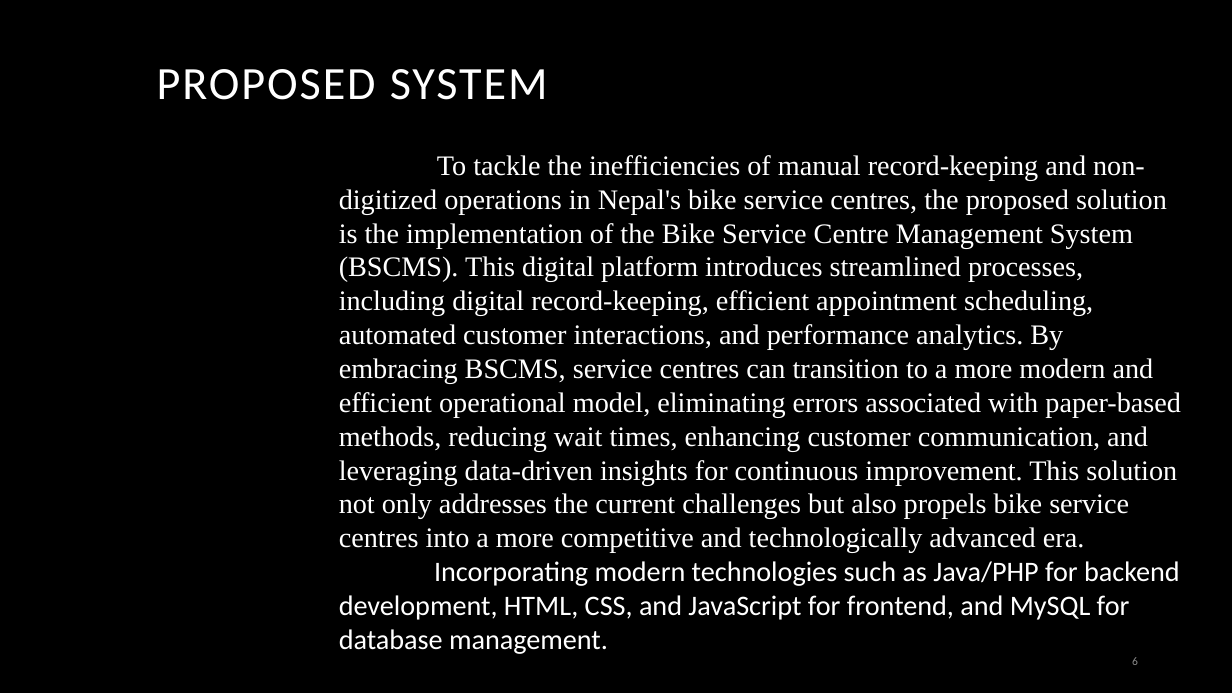
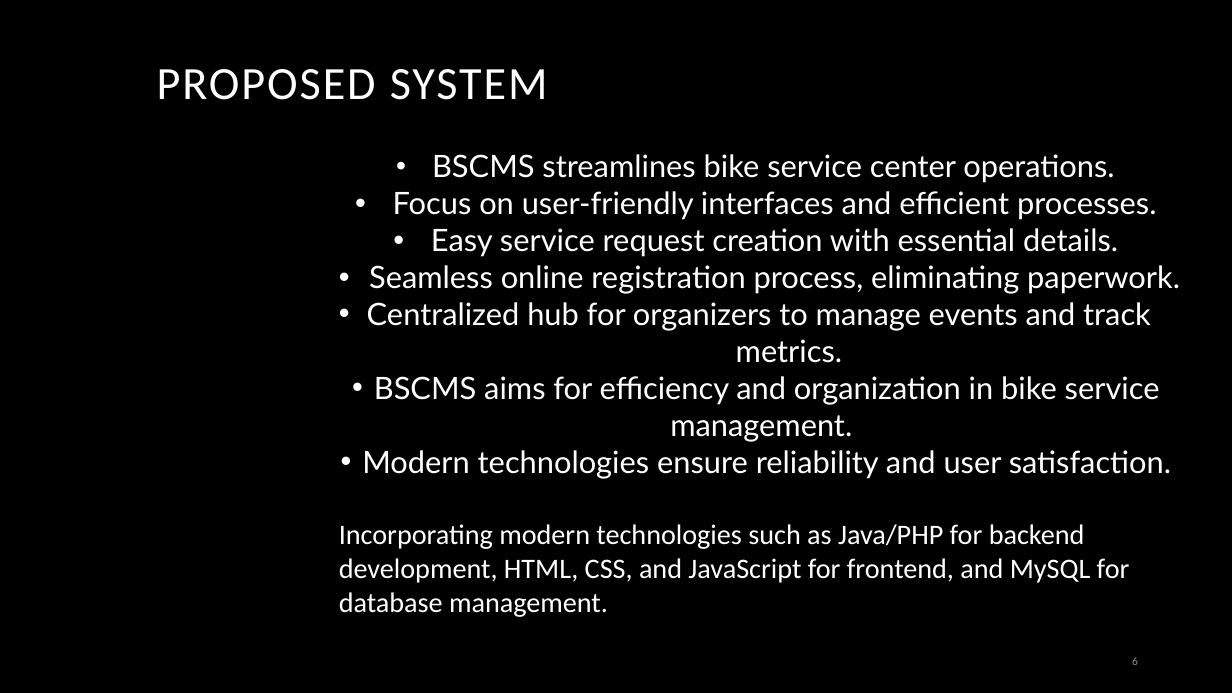
Before and after one commit to Avsek00/presentations, a slide deck: slide 6 of BIKE SERVICE CENTRE MANAGEMENT SYSTEM.pptx. Drawn at 1232x693 pixels with LibreOffice and Linux fonts; fonts in the diff are those of the drawing; background and template pictures are left out. Boxes give left, top, right and bottom in pixels: in the first picture for what was removed or moved away, otherwise in the second. Text is boxed around its words. In the diff, an @@ line names an element or a change of style, - is before the commit and + after.

```diff
--- a/BIKE SERVICE CENTRE MANAGEMENT SYSTEM.pptx
+++ b/BIKE SERVICE CENTRE MANAGEMENT SYSTEM.pptx
@@ text at (362, 154, 1180, 479): text changed; size 22 to 24 pt; font Times New Roman to Lato @@
-To tackle the inefficiencies of manual record-keeping and non-digitized operations in Nepal's bike service centres, the proposed solution is the implementation of the Bike Service Centre Management System (BSCMS). This digital platform introduces streamlined processes, including digital record-keeping, efficient appointment scheduling, automated customer interactions, and performance analytics. By embracing BSCMS, service centres can transition to a more modern and efficient operational model, eliminating errors associated with paper-based methods, reducing wait times, enhancing customer communication, and leveraging data-driven insights for continuous improvement. This solution not only addresses the current challenges but also propels bike service centres into a more competitive and technologically advanced era.
+• BSCMS streamlines bike service center operations.
+• Focus on user-friendly interfaces and efficient processes.
+• Easy service request creation with essential details.
+• Seamless online registration process, eliminating paperwork.
+• Centralized hub for organizers to manage events and track metrics.
+• BSCMS aims for efficiency and organization in bike service management.
+• Modern technologies ensure reliability and user satisfaction.
```
